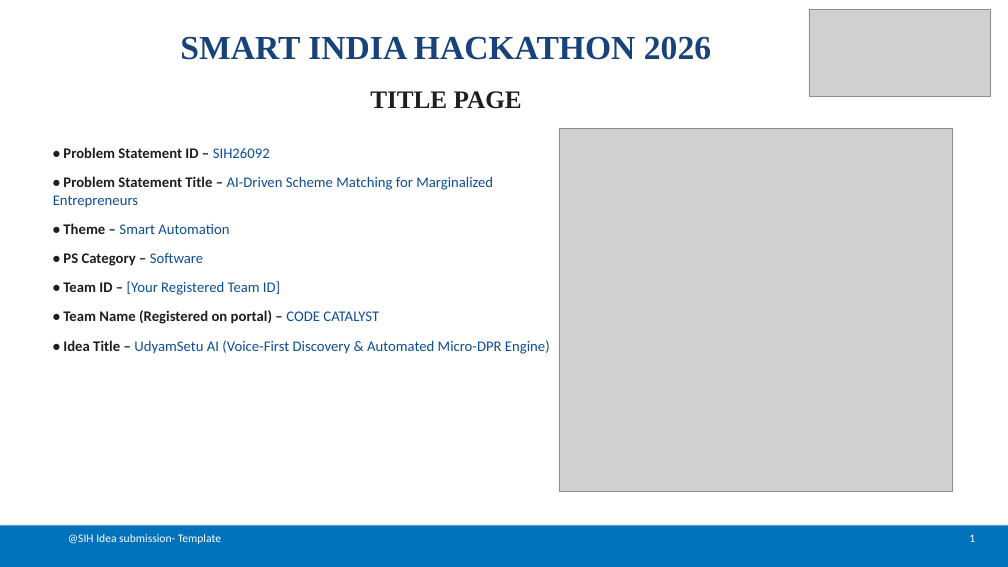
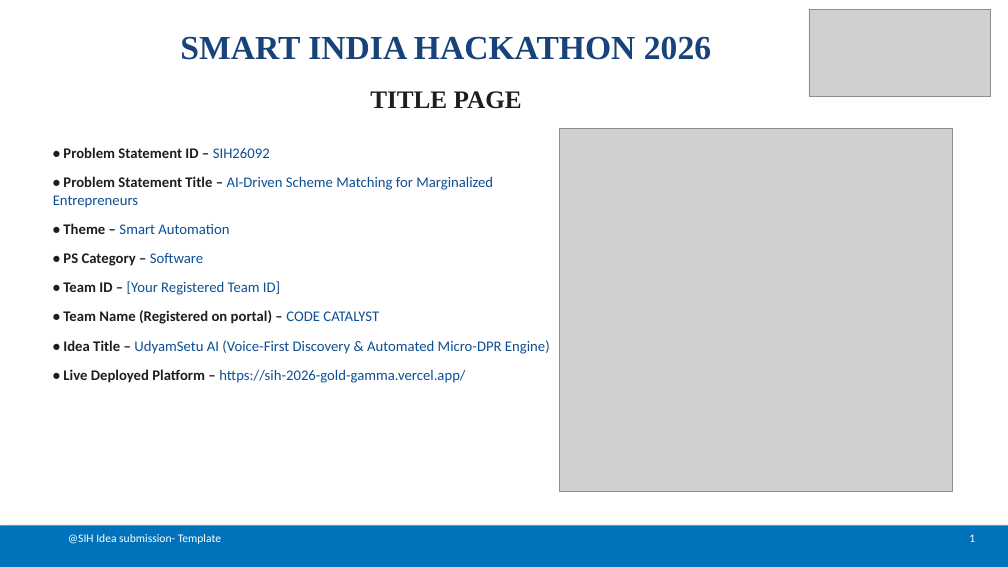
Before and after one commit to vaibhavops-4d/SIH2026, a slide deck: slide 1 of SIH26092_AI_Scheme_Matching.pptx. Drawn at 1008x567 pixels with LibreOffice and Linux fonts; fonts in the diff are those of the drawing; grey boxes stand for pictures. Boxes give left, top, right and bottom in pixels: in the first picture for what was removed or moved away, otherwise in the second. Text is boxed around its words. In the diff, an @@ line names an element or a change of style, - is before the commit and + after.

Commit message:
feat: embed live vercel url and qr code in presentation assets

```diff
--- a/SIH26092_AI_Scheme_Matching.pptx
+++ b/SIH26092_AI_Scheme_Matching.pptx
@@ text at (63, 369, 465, 383): paragraph added @@
+• Live Deployed Platform – https://sih-2026-gold-gamma.vercel.app/
```
Also in this commit, not shown: 2 other slides changed, 2 other files.
